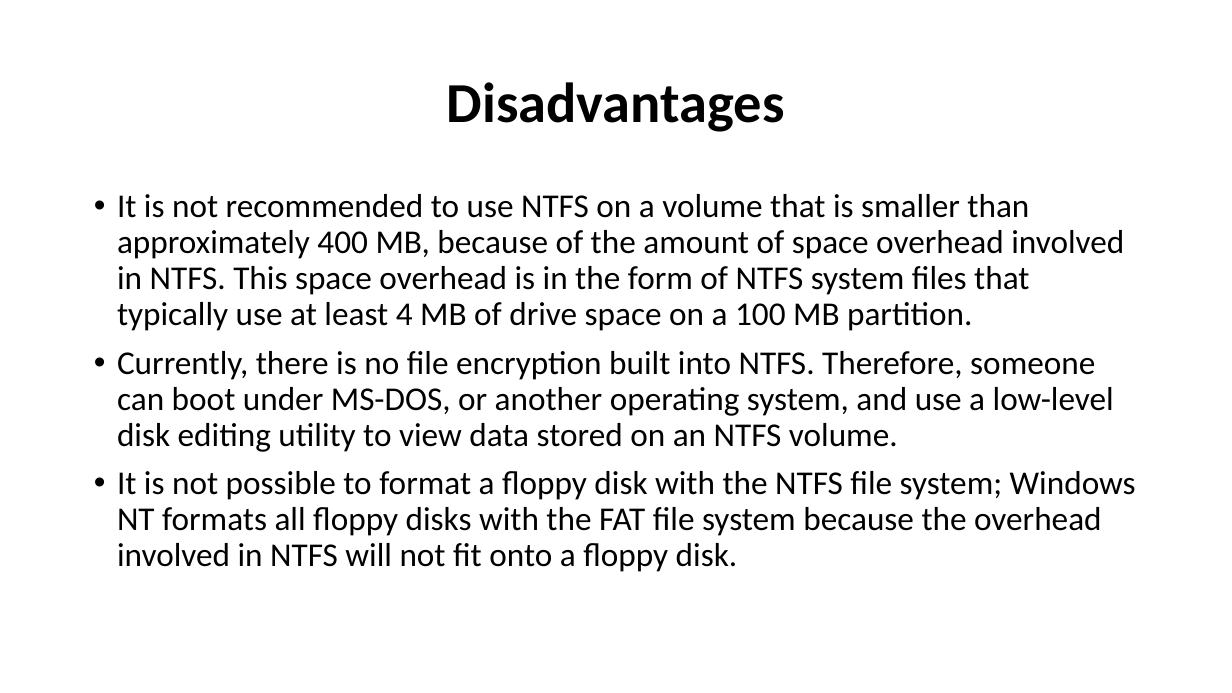
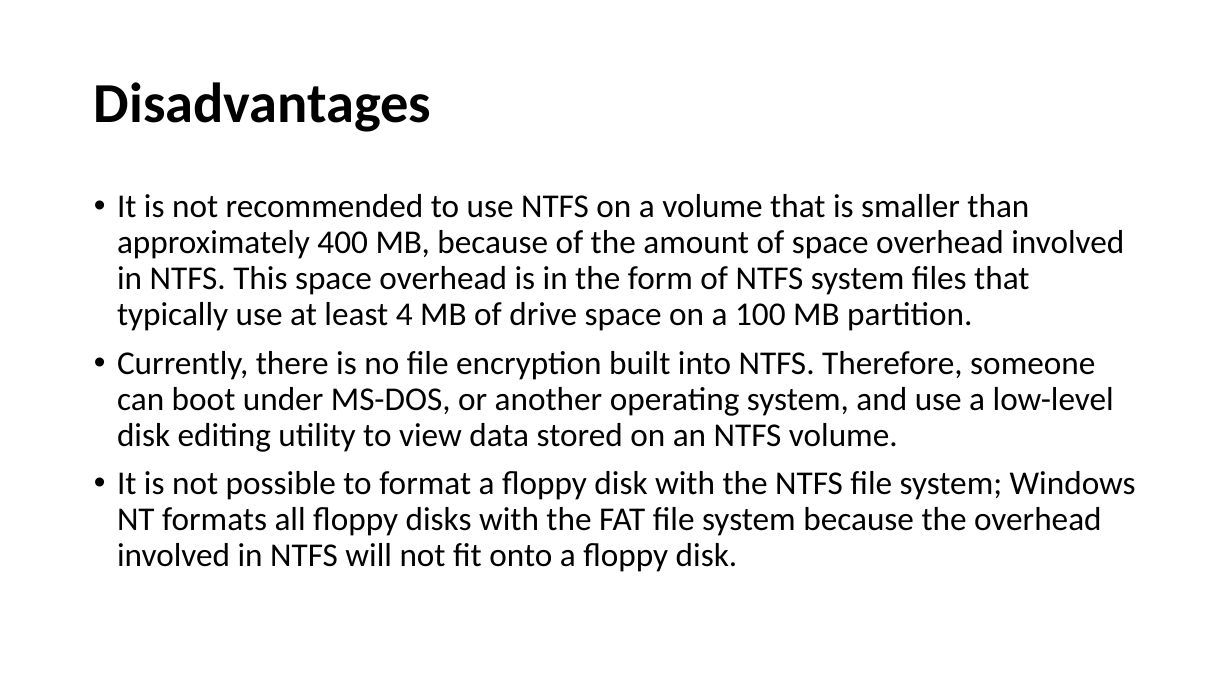
Before and after one commit to amolhadkar71/PPT-s, a slide deck: slide 10 of Types of File System.pptx (slide 13 before the commit). Drawn at 1232x693 pixels with LibreOffice and Linux fonts; fonts in the diff are those of the drawing. Boxes give left, top, right and bottom in pixels: in the first picture for what was removed or moved away, otherwise in the second. Text is boxed around its words. In the diff, an @@ line names an element or a change of style, - is before the commit and + after.

```diff
--- a/Types of File System.pptx
+++ b/Types of File System.pptx
@@ title "Disadvantages" at <box>94,82,432,132</box>: alignment centre to left @@
```
Also in this commit, not shown: 8 other slides changed, 2 slides added, 6 slides removed, 2 other files.
